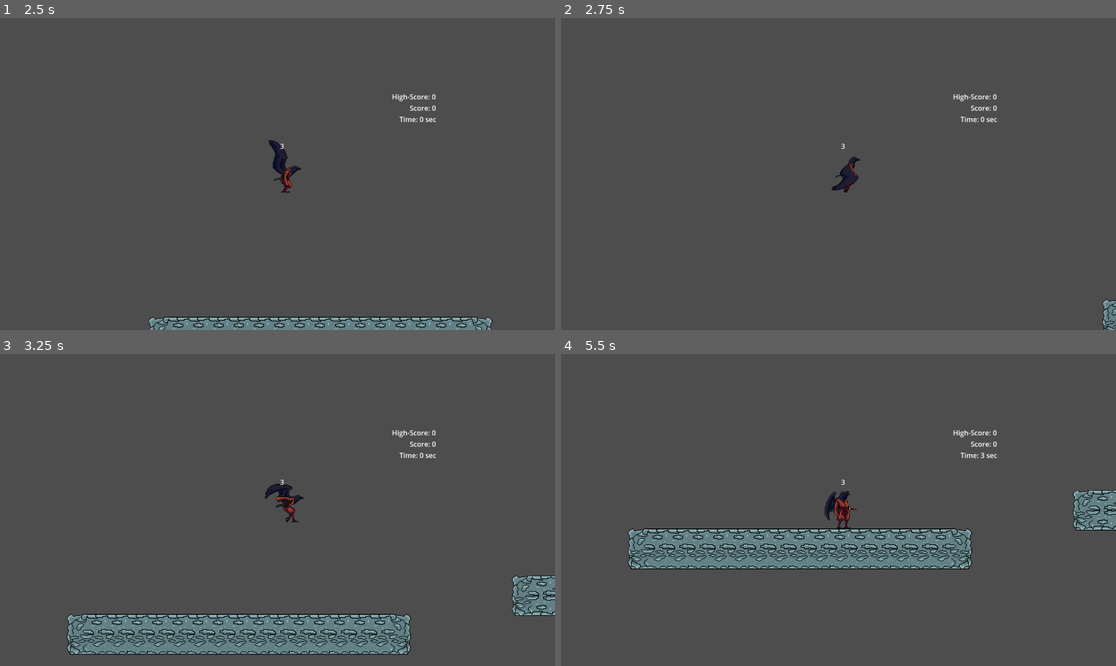
Above: before the commit, frames 1-4 (two rows, left to right).
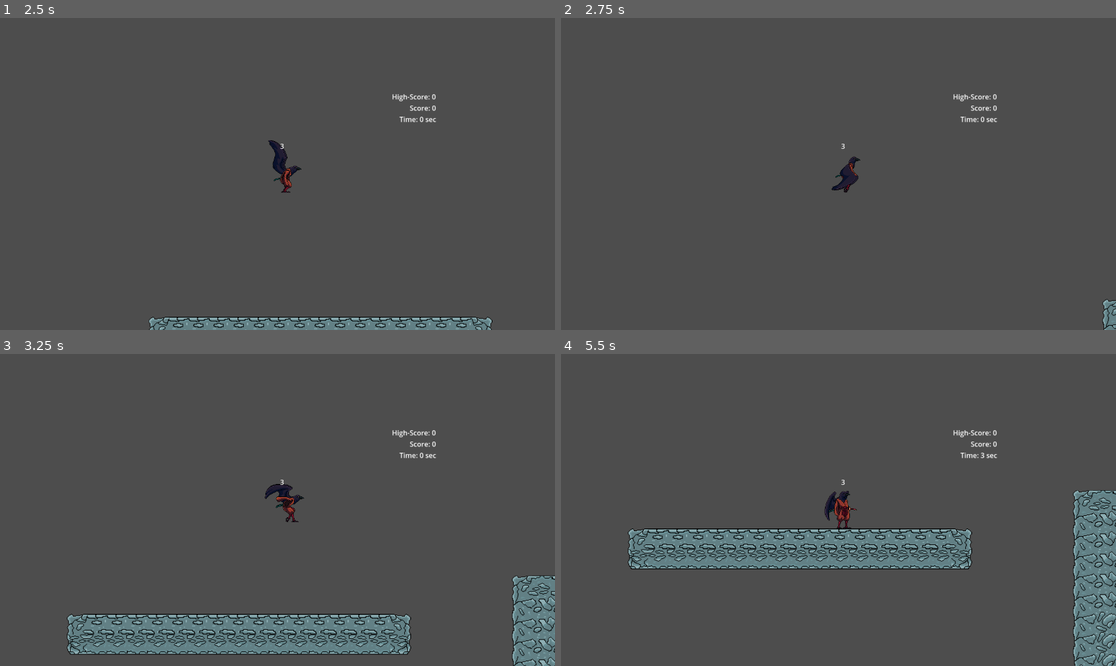
Above: after the commit, the same moments.

Repository: Neolanco/samurai-game
Game: Godot game, scene res://titlescreen.tscn
Same seed, same stepped clock (60 frames per second), same inputs: the game is played once before the commit and once after it.
Inputs:
- Up to frame 1 (2.5 s): click "Start Game!" at 0.5 s; click "Start Game!" at 1.25 s; tap Enter (ui_accept) at 2, 2.27 s; hold Right (ui_right) from 2.03 s (still down); hold Space from 2.03 s (still down)
- Up to frame 2 (2.75 s): keep holding Right (ui_right); keep holding Space
- Up to frame 3 (3.25 s): release Right (ui_right) at 2.78 s; release Space at 2.78 s; hold W from 2.78 s (still down); tap Shift at 2.85 s; tap Enter (ui_accept) at 3.02 s
- Up to frame 4 (5.5 s): keep holding W; hold Q 3.53-4.28 s; tap Space at 4.35 s; tap Enter (ui_accept) at 4.52, 5.27 s; hold Shift from 5.03 s (still down)

Frame 1 is identical in both runs. In frame 2, less than 0.1% of the frame differs, in the area x 97-100%, y 96-100%; in frame 3, 1.6%; in frame 4, 3.5%, in the area x 92-100%, y 43-100%.

Commit message:
für Christian

Diff:
--- a/player_1.gd
+++ b/player_1.gd
@@ -174,9 +174,7 @@
 	# Input.set_mouse_mode(Input.MOUSE_MODE_VISIBLE)
 
 func _main_ready():
-	game.register_platform("res://platforms/smb1-1.tscn", 0.01)
-	game.register_platform("res://platforms/dirt8-1.tscn", 1)
-	game.register_platform("res://platforms/dirt7-1.tscn", 1)
+	game.register_platform("res://platforms/smb1-1.tscn", 0.1)
 	game.register_platform("res://platforms/dirt6-1.tscn", 1)
 	game.register_platform("res://platforms/dirt5-1.tscn", 1)
 	game.register_platform("res://platforms/dirt4-1.tscn", 1)
--- a/src/game.gd
+++ b/src/game.gd
@@ -24,7 +24,7 @@
 	_rng.randomize()
 
 func init_platforms():
-	for i in 10:
+	for i in 20:
 		generate_platform()
 
 func clear_platforms():
